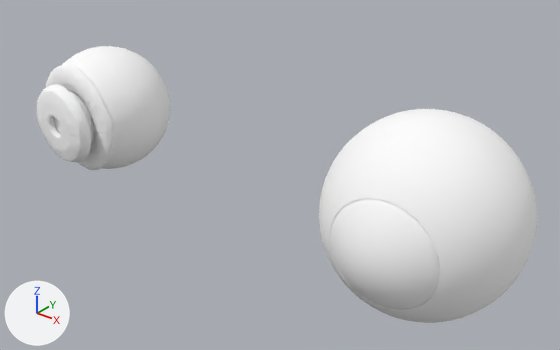
Two versions of the glTF model modules/anatomy-atlas/public/models/bodyparts3d/eye-layers/eye-layers.glb, one commit apart.
One viewpoint serves both versions: a 50 mm lens placed at (0.68, -1.793, 7.646), pointed at (0.045, -1.0, 7.154). Lighting does not change. The marker at lower left points along +X, +Y and +Z. The picture after the commit comes second. Where no turn or scale is listed for an object, it has been applied to the vertices.

In view in the first picture: 'FMA58236', 'FMA58240', 'FMA58272', 'FMA58828' and 1 more.
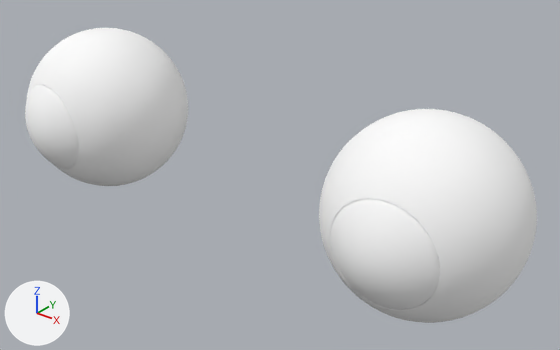
Boxes (x1, y1, x2, y2) around the edits, measured in the pictures (560 x 350 px):
'FMA58271', added
    after: (27, 28, 188, 186)
'FMA58239', added
    after: (25, 85, 79, 170)
'FMA58828', unchanged, covered by the edit
    before: (46, 46, 170, 170)
'FMA58236', unchanged, covered by the edit
    before: (37, 84, 91, 162)

Diff of the bpy script that builds the scene:
```diff
--- a/modules/anatomy-atlas/public/models/bodyparts3d/eye-layers/eye-layers.glb.py
+++ b/modules/anatomy-atlas/public/models/bodyparts3d/eye-layers/eye-layers.glb.py
@@ me_mesh_6_1 @@
+me_mesh_6_1.from_pydata(...)  # 19778 vertices, 39515 faces; spans x -0.436..-0.173, y -1.135..-0.888, z 7.05..7.312
+me_mesh_6_1.materials.append(mat_material_6)  # white #ffffff
@@ me_mesh_0_1 @@
+me_mesh_0_1.from_pydata(...)  # 2324 vertices, 4577 faces; spans x -0.3815..-0.2407, y -1.1605..-1.1115, z 7.1073..7.248
+me_mesh_0_1.materials.append(mat_material_0)  # white #ffffff
@@ ob_fma58271 @@
+ob_fma58271 = bpy.data.objects.new('FMA58271', me_mesh_6_1)
+ob_fma58271.location = (0.0, 0.0, 0.0)
@@ ob_fma58239 @@
+ob_fma58239 = bpy.data.objects.new('FMA58239', me_mesh_0_1)
+ob_fma58239.location = (0.0, 0.0, 0.0)
```
